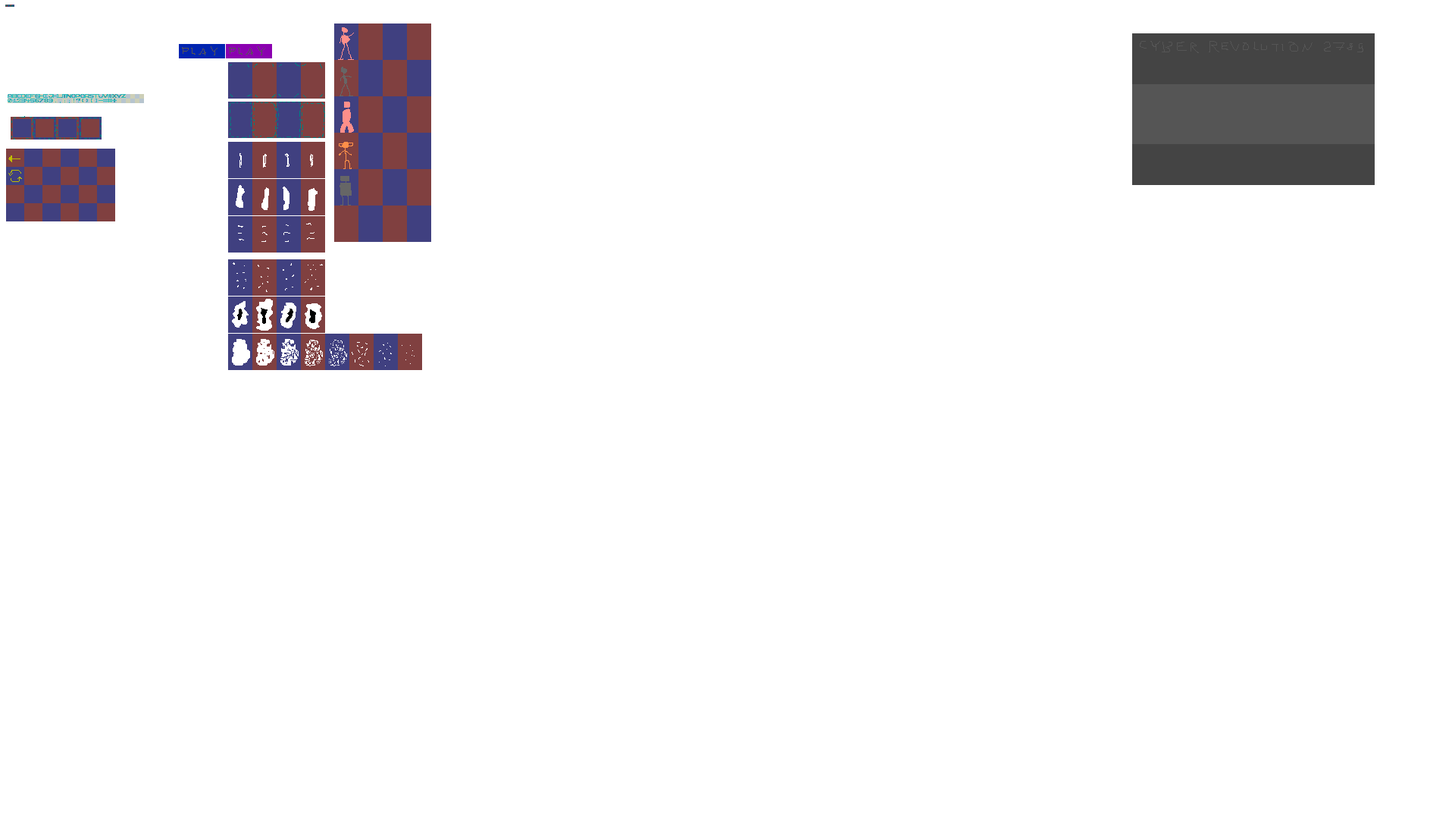
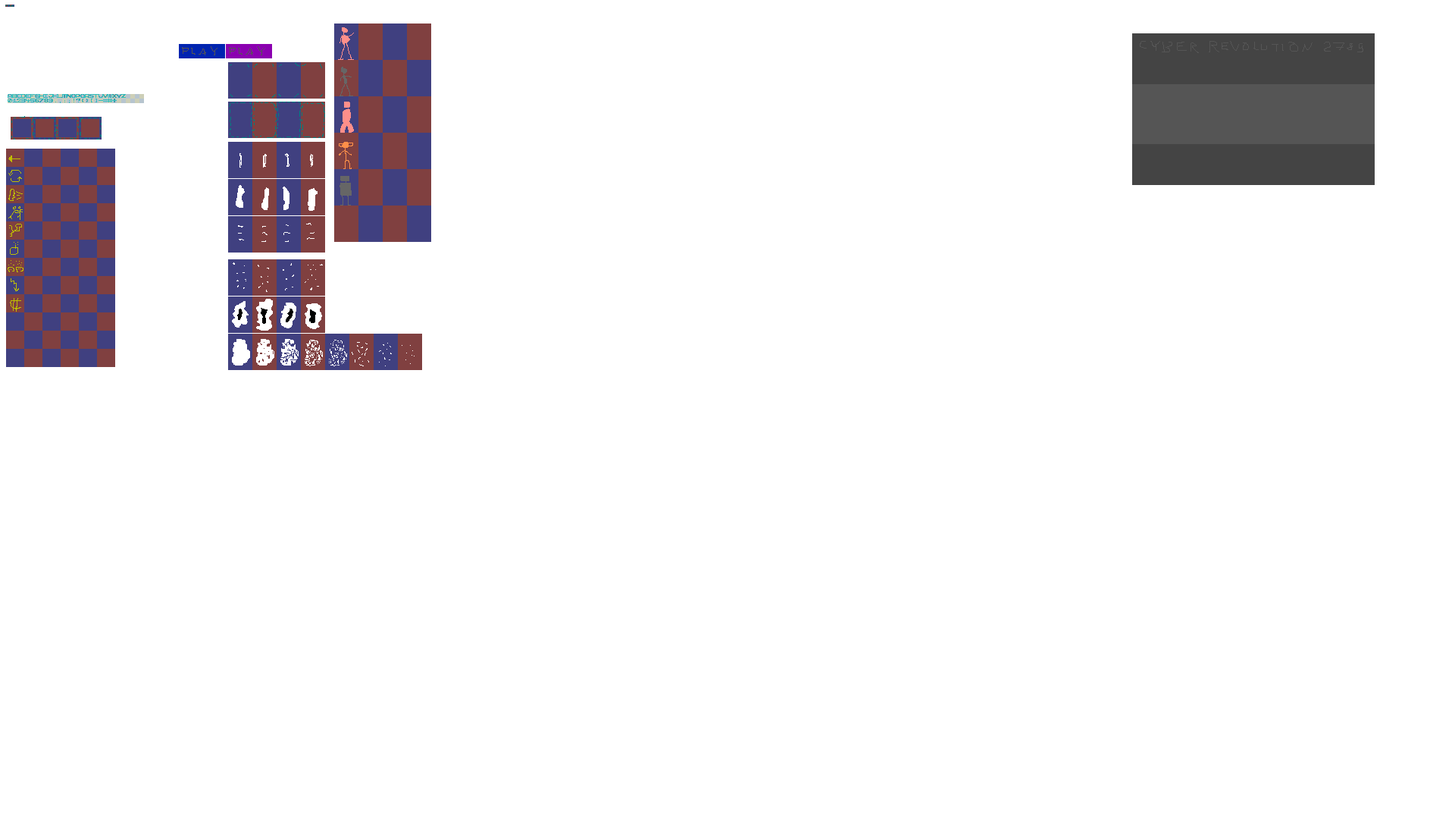
Comparing the layer stacks of the two 1455 x 819 images. Changes:
painted on "cheats" over <box>7,188,24,312</box>
painted on "helpers" over <box>6,221,116,367</box>
